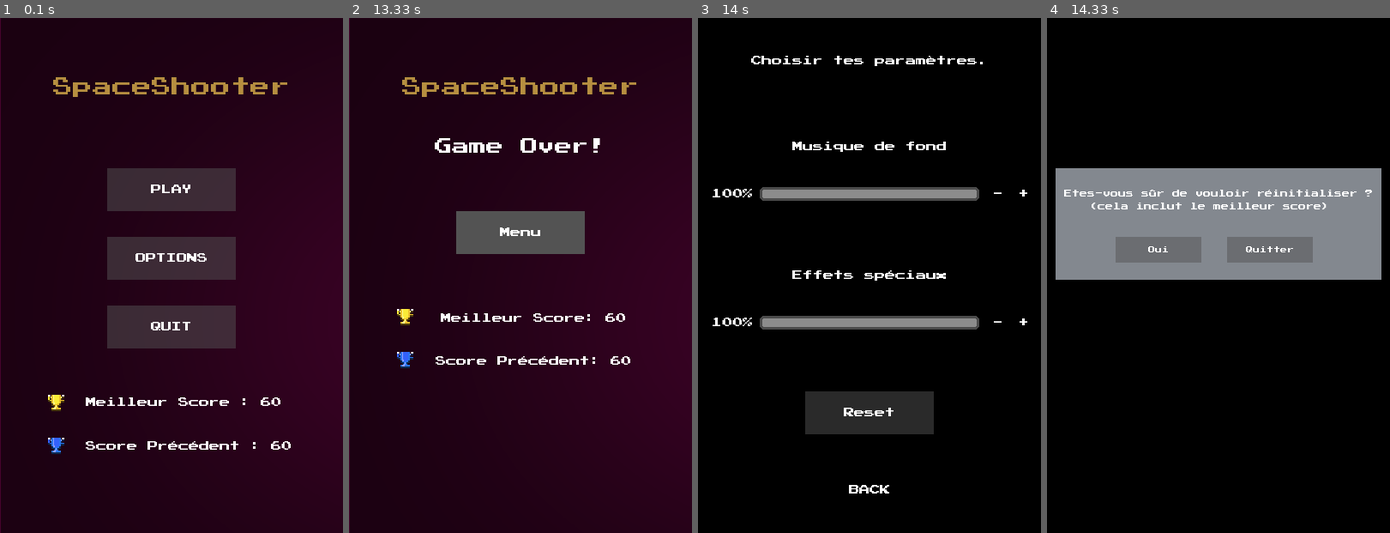
Above: before the commit, frames 1-4 (left to right).
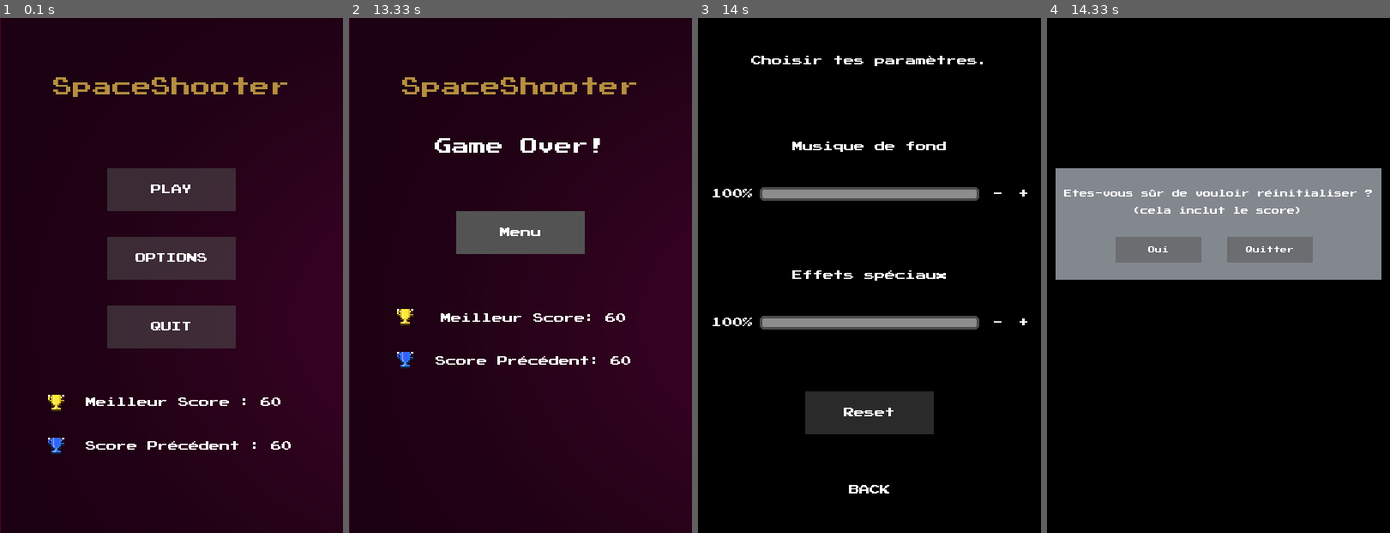
Above: after the commit, the same moments.

Repository: Fabien-crypto/SpaceShooter
Game: pygame game, started from main.py
Two runs of this game, one before a commit and one after it. Both use one fixed random seed, a clock stepped at 60 frames per second and the inputs below.
Inputs (mouse positions are in pixels of both pictures, inside the frame that each line leads up to):
- Up to frame 1 (0.1 s): no input
- Up to frame 2 (13.33 s): click "PLAY" at 0.88 s; tap Space at 1.17, 1.57, 1.87, 2.23, 2.63, 2.93, 3.13, 3.43, 3.97, 4.27, 4.47, 4.77, 5.03, 5.37, 5.67, 6.2, 6.5, 6.87, 7.27, 7.57, 7.77, 8.07, 8.6, 8.9, 9.1, 9.4, 9.67, 10, 10.3 s; click (541, 218) at 10.42 s; click (451, 193) at 10.75 s
- Up to frame 3 (14 s): click (818, 234) at 13.55 s; click (831, 254) at 13.88 s
- Up to frame 4 (14.33 s): click (1170, 430) at 14.22 s

Frames 1-3 are identical in both runs. In frame 4, 0.5% of the frame differs, in the area x 13-82%, y 35-38%.

Commit message:
score warning

Diff:
--- a/main.py
+++ b/main.py
@@ -413,8 +413,8 @@
 
         warning_TEXT = get_font(9).render("Etes-vous sûr de vouloir réinitialiser ?", True, "white")
         warning_RECT = warning_TEXT.get_rect(topleft=(20, 200))
-        warning_TEXT2 =  get_font(9).render("(cela inclut le meilleur score)", True, "white")
-        warning_RECT2 = warning_TEXT.get_rect(topleft=(50, 215))
+        warning_TEXT2 =  get_font(9).render("(cela inclut le score)", True, "white")
+        warning_RECT2 = warning_TEXT.get_rect(topleft=(100, 220))
         screen.blit(warning_TEXT, warning_RECT)
         screen.blit(warning_TEXT2, warning_RECT2)
 
